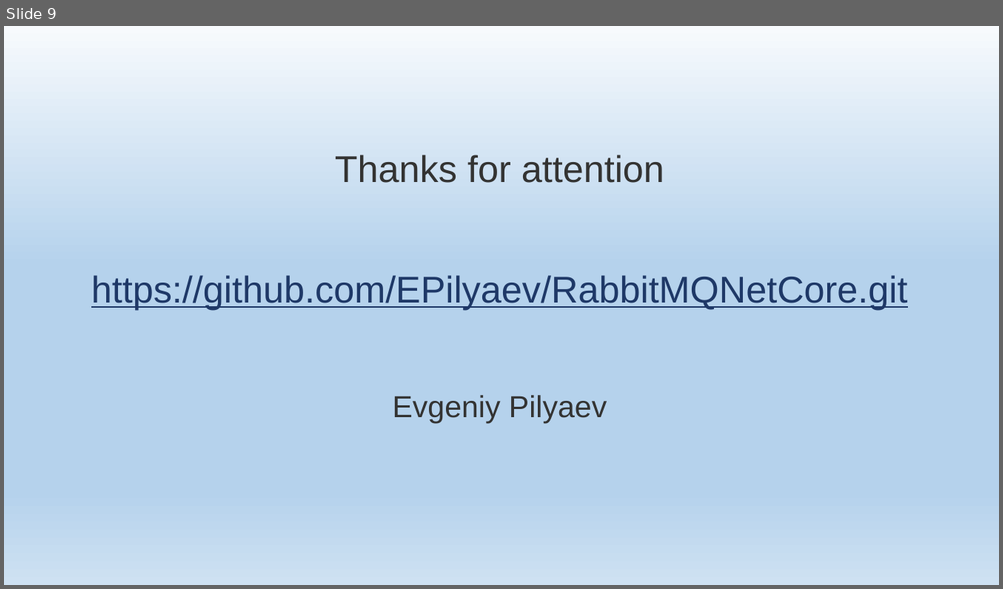
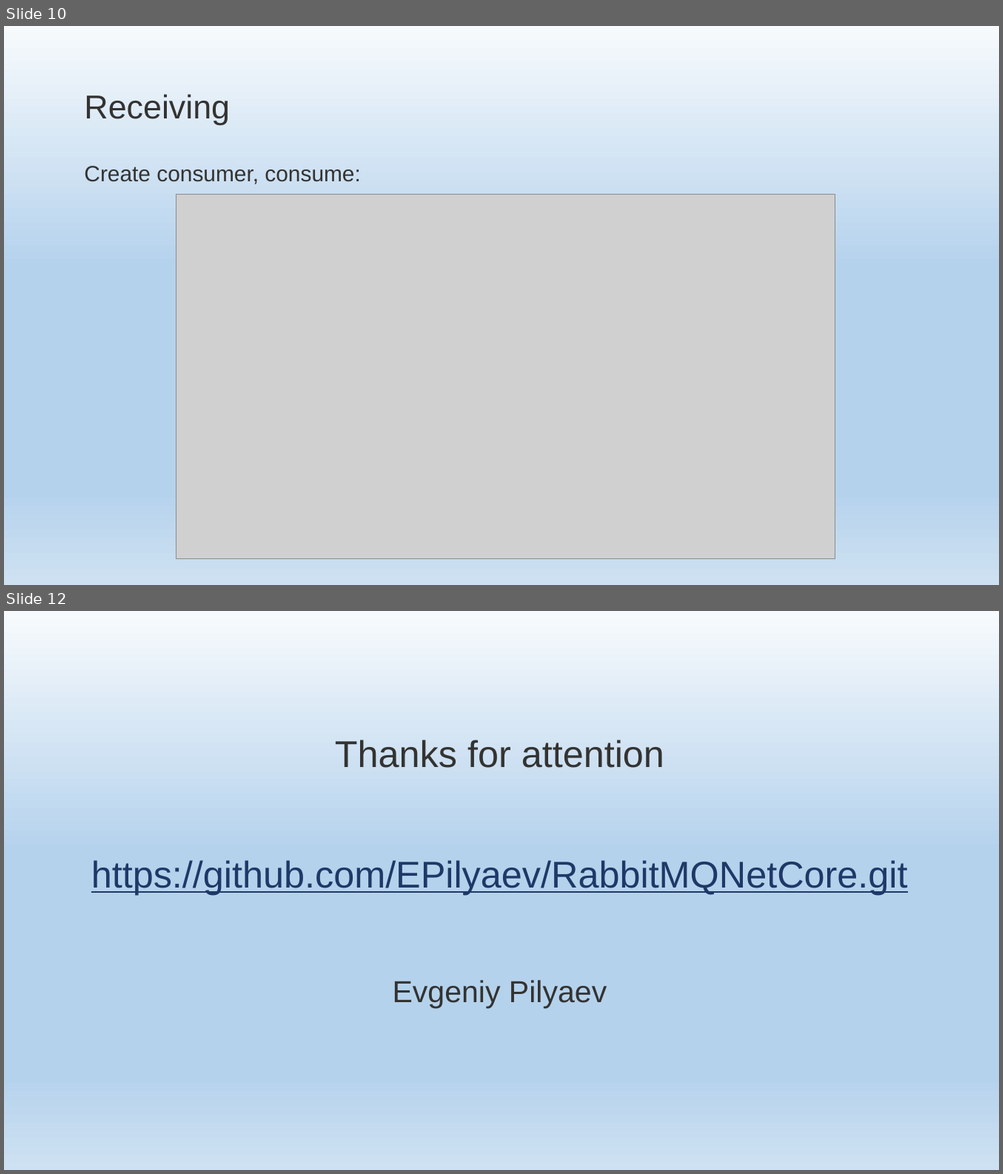
Before and after one commit to EPilyaev/RabbitMQNetCore, a slide deck: RabbitMQNetCore.pptm. Shown one above the other, each under a label of ours: slide 9 before the commit, slides 10 and 12 after it; the slides between them are not shown. The pictures are 1003x589 and 1003x1174 pixels, drawn with LibreOffice and Linux fonts; fonts in the diff are those of the drawing; grey boxes stand for pictures; background and template pictures are left out. Boxes give left, top, right and bottom in pixels: in the first picture for what was removed or moved away, otherwise in the second. Text is boxed around its words. In the diff, an @@ line names an element or a change of style, - is before the commit and + after.

```diff
--- a/RabbitMQNetCore.pptm
+++ b/RabbitMQNetCore.pptm
@@ slide 10 added at [4, 26, 999, 585], background gradient #F7FAFD to #B5D2EC to #CEE1F2 @@
@@ title added at [84, 94, 230, 125], 48 pt, text #333332 @@
+Receiving
@@ text added at [84, 166, 360, 184], 32 pt, text #333332 @@
+Create consumer, consume:
@@ picture added at [176, 195, 834, 560] @@
@@ what was slide 9 is now slide 12 @@
```
Also in this commit, not shown: 1 slide changed, 2 other slides added, 1 other file.
